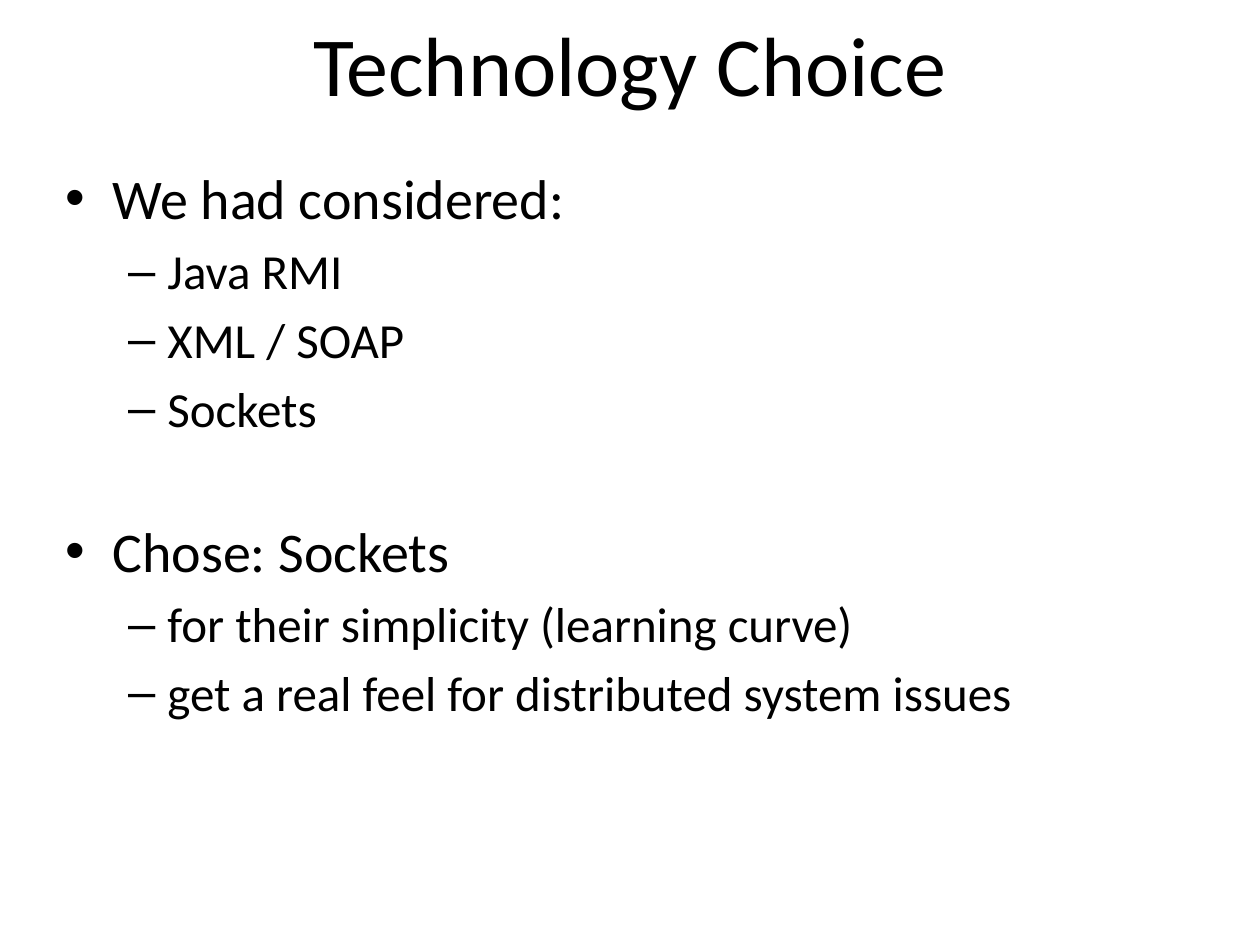
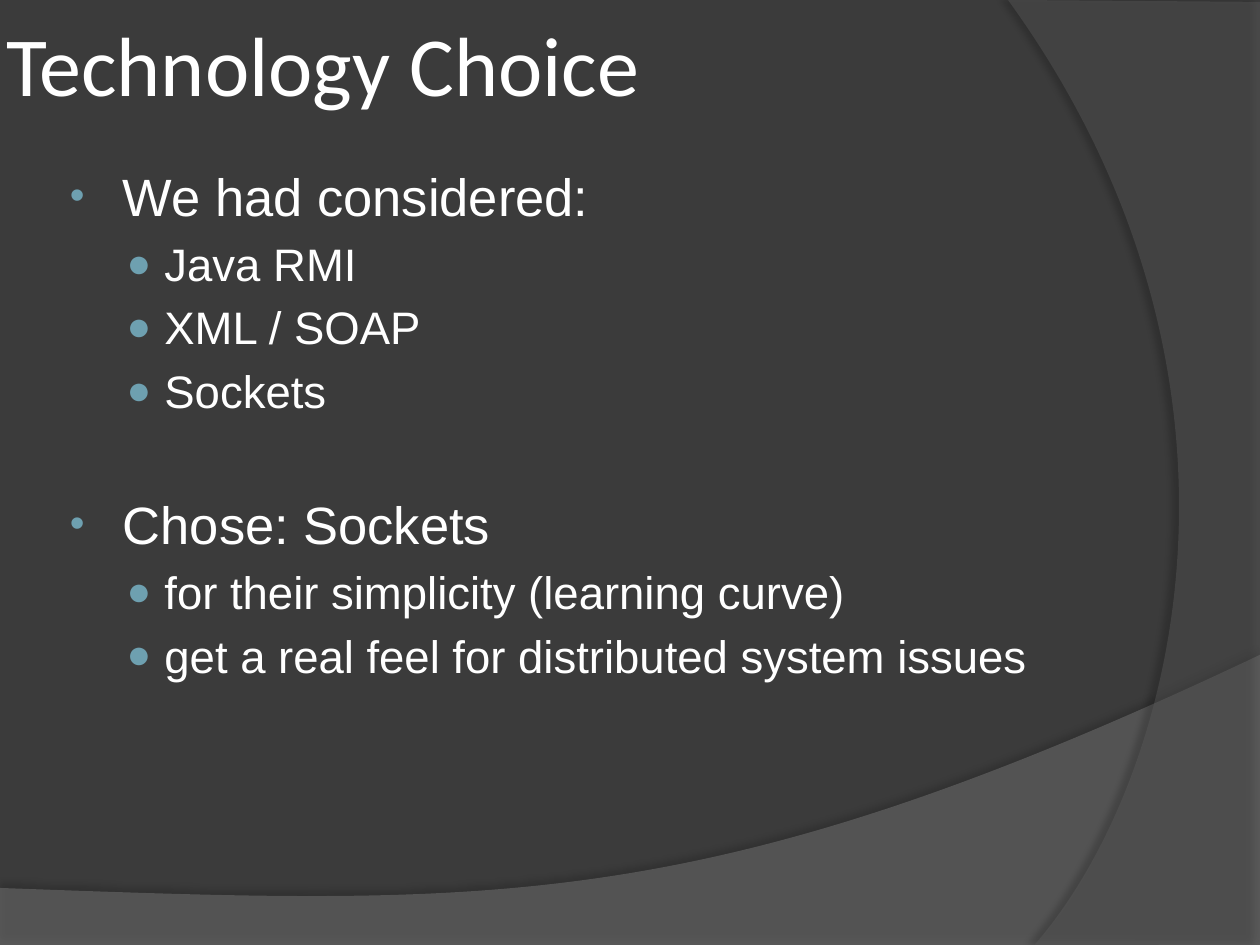
Before and after one commit to satpreetsingh/182mainproject, a slide deck: slide 2 of Documentation/Final Documentation/MultiDraw.pptx. Drawn at 1260x945 pixels with LibreOffice and Linux fonts; fonts in the diff are those of the drawing. Boxes give left, top, right and bottom in pixels: in the first picture for what was removed or moved away, otherwise in the second. Text is boxed around its words. In the diff, an @@ line names an element or a change of style, - is before the commit and + after.

```diff
--- a/Documentation/Final Documentation/MultiDraw.pptx
+++ b/Documentation/Final Documentation/MultiDraw.pptx
@@ background #FFFFFF to #3B3B3B @@
@@ title "Technology Choice" at bbox=[6, 37, 639, 111]: text colour #000000 to #FFFFFF; alignment centre to left @@
@@ freeform shape added at bbox=[1008, 0, 1260, 945], fill #5E5E5E at 40% opacity @@
@@ text "We had considered:" at bbox=[123, 178, 1026, 682]: size 32 to 30 pt in "We had considered:", "Chose: Sockets"; font Calibri to Arial, text colour #000000 to #FFFFFF; size 28 to 26 pt in "Java RMI", "XML / SOAP", "Sockets", "for their simplicity (learning curve)" and 1 more places; indent changed; bullet – to ● @@
@@ freeform shape added at bbox=[0, 655, 1260, 945], fill #7F7F7F at 45% opacity @@
```
Also in this commit, not shown: 7 other slides changed, 2 other files.
